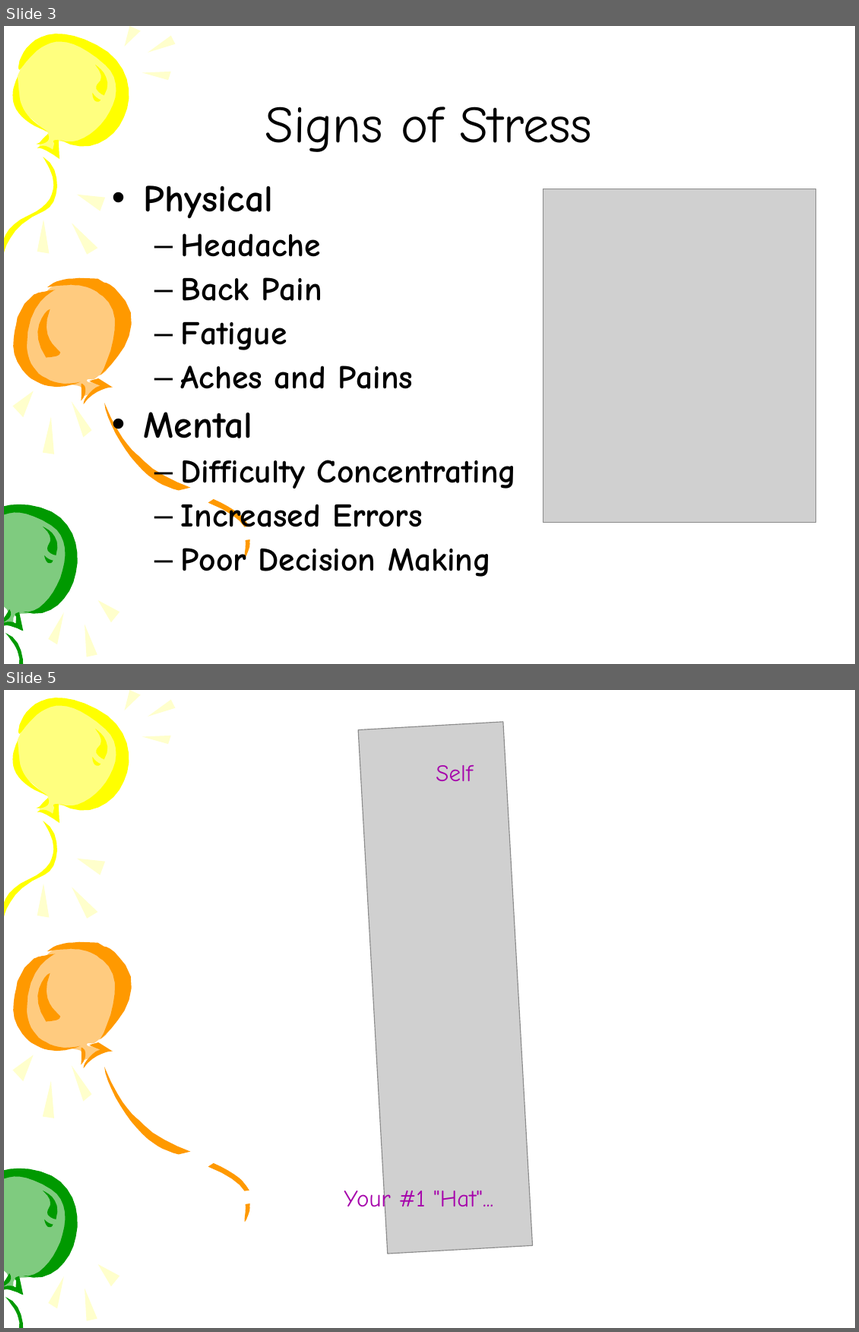
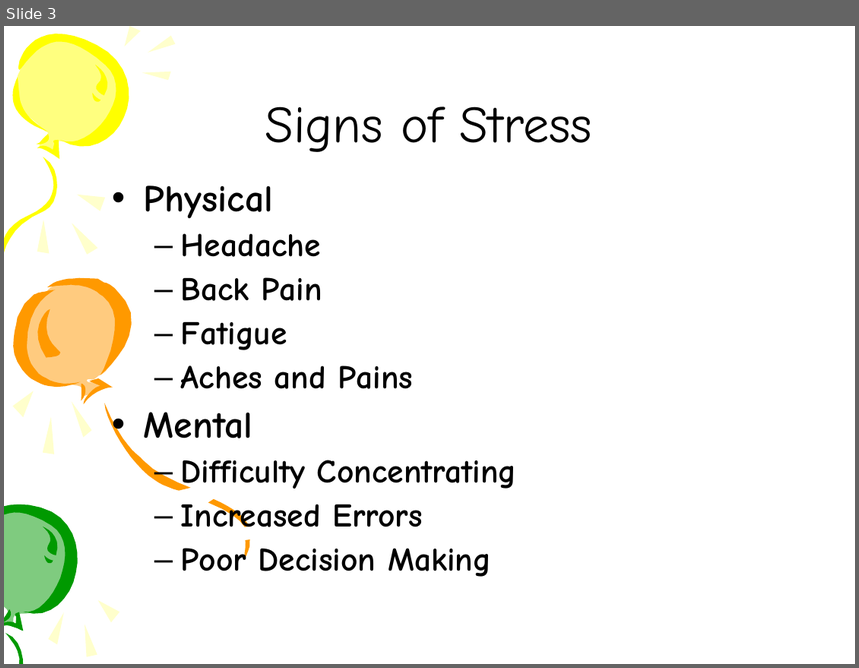
Before and after one commit to sangeethaN/springg, a slide deck: Keeping all your balloons in the air ksac2009.ppt. Shown one above the other, each under a label of ours: slides 3 and 5 before the commit, slide 3 after it; the slides between them are not shown. The pictures are 859x1332 and 859x668 pixels, drawn with LibreOffice and Linux fonts; fonts in the diff are those of the drawing; grey boxes stand for pictures. Boxes give left, top, right and bottom in pixels: in the first picture for what was removed or moved away, otherwise in the second. Text is boxed around its words. In the diff, an @@ line names an element or a change of style, - is before the commit and + after.

```diff
--- a/Keeping all your balloons in the air ksac2009.ppt
+++ b/Keeping all your balloons in the air ksac2009.ppt
@@ slide 5 removed at (4,690,855,1328), background #FFFFFF; not listed: 36 template elements that a slide beside it also shows @@
@@ picture removed at (358,722,533,1255) @@
@@ text removed at (436,765,472,781) @@
-Self
@@ text removed at (344,1187,493,1215) @@
-Your #1 "Hat"...
@@ slide 3 changed as well @@
@@ picture removed at (543,189,816,523) @@
```
Also in this commit, not shown: 13 other slides changed, 1 slide added, 4 other slides removed.
